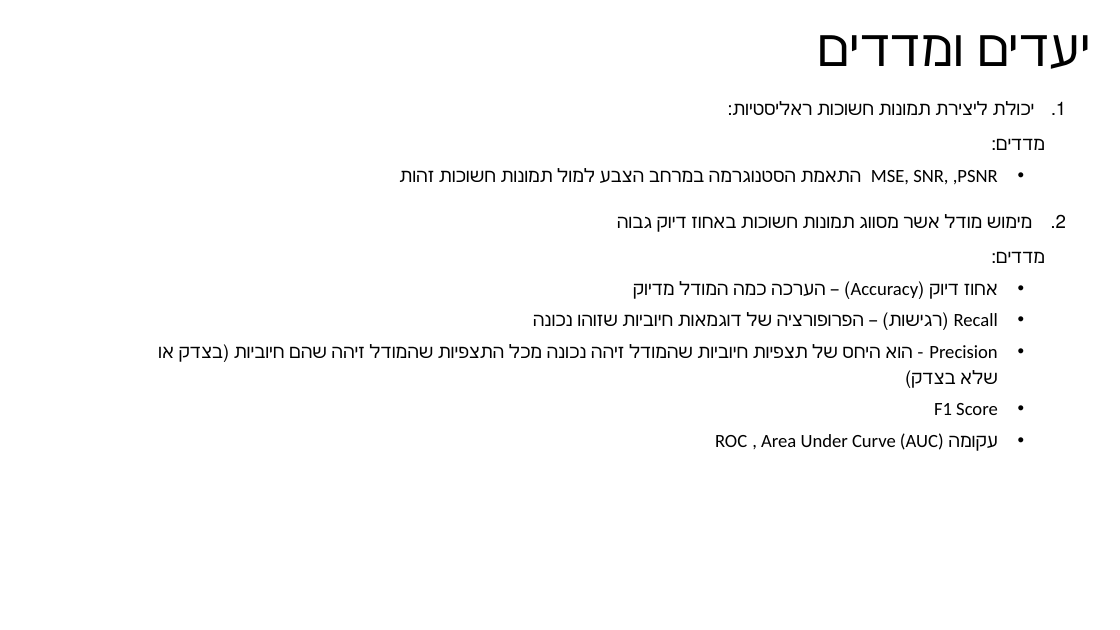
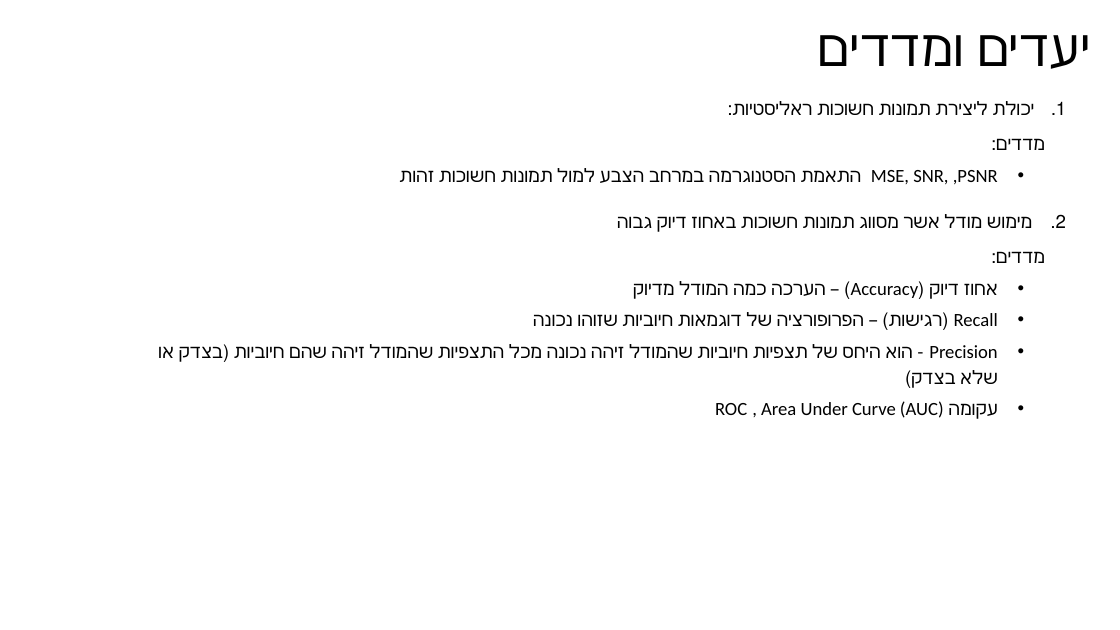
Before and after one commit to romhirsch/Final_project_afeka, a slide deck: slide 6 of Docs/Presentations/ML Methods for Object Recognition in Dark - 1.pptx. Drawn at 1120x630 pixels with LibreOffice and Linux fonts; fonts in the diff are those of the drawing. Boxes give left, top, right and bottom in pixels: in the first picture for what was removed or moved away, otherwise in the second. Text is boxed around its words. In the diff, an @@ line names an element or a change of style, - is before the commit and + after.

```diff
--- a/Docs/Presentations/ML Methods for Object Recognition in Dark - 1.pptx
+++ b/Docs/Presentations/ML Methods for Object Recognition in Dark - 1.pptx
@@ text at (x1=934, y1=403, x2=998, y2=415): paragraph removed @@
-  • F1 Score
```
Also in this commit, not shown: 29 other files.
